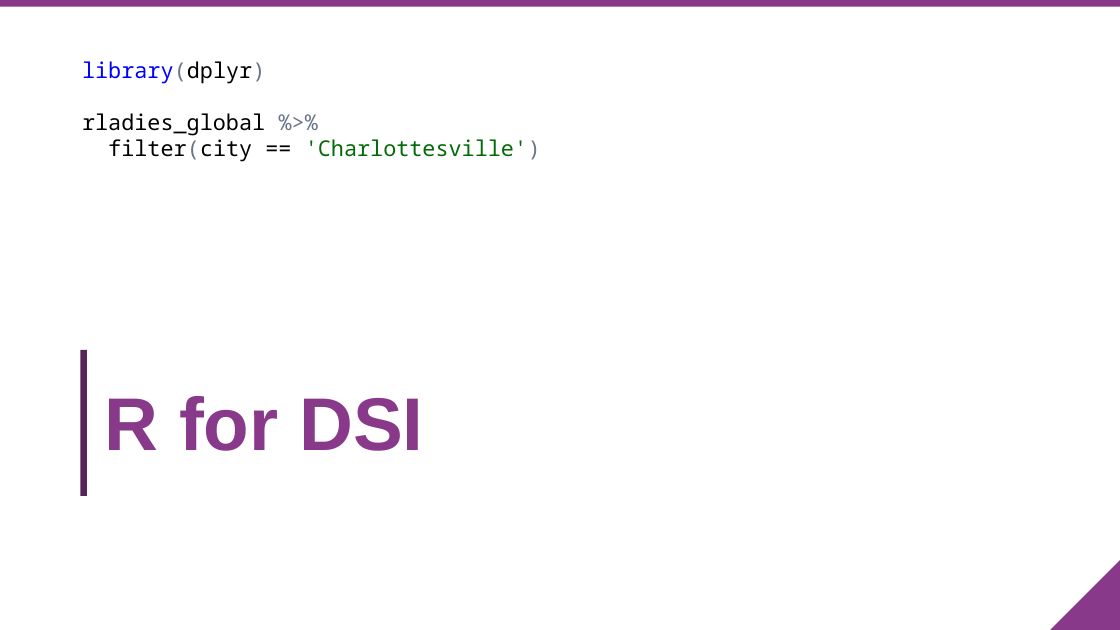
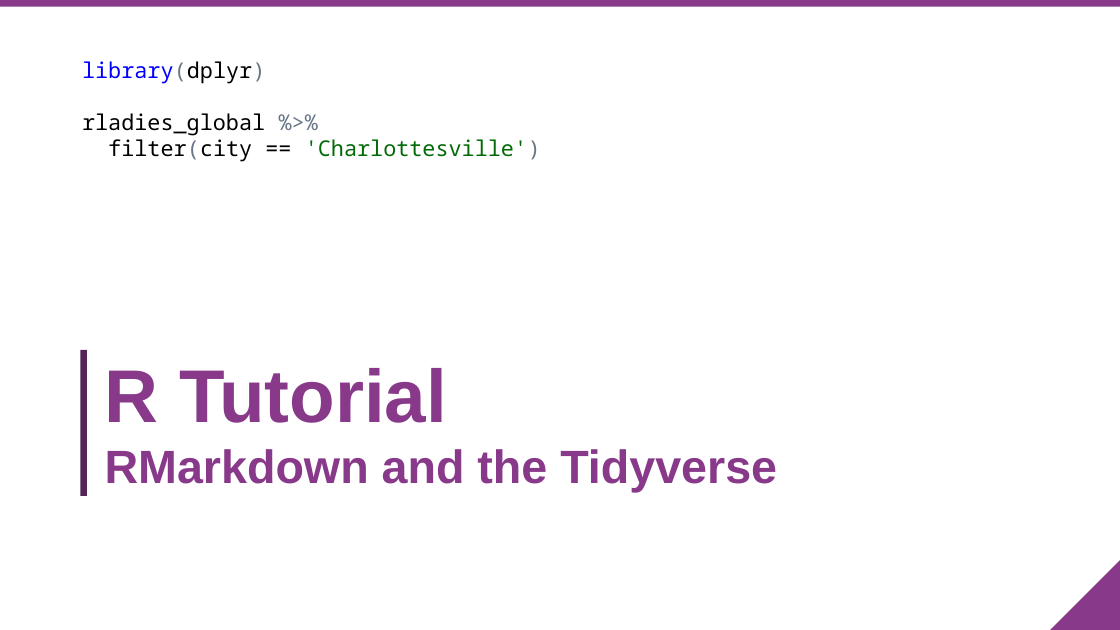
Before and after one commit to RLadiesCharlottesville/Presentations, a slide deck: slide 1 of 2019-08-27-R_Tutorial_RMarkdown_Tidyverse.pptx. Drawn at 1120x630 pixels with LibreOffice and Linux fonts; fonts in the diff are those of the drawing; background and template pictures are left out. Boxes give left, top, right and bottom in pixels: in the first picture for what was removed or moved away, otherwise in the second. Text is boxed around its words. In the diff, an @@ line names an element or a change of style, - is before the commit and + after.

```diff
--- a/2019-08-27-R_Tutorial_RMarkdown_Tidyverse.pptx
+++ b/2019-08-27-R_Tutorial_RMarkdown_Tidyverse.pptx
@@ title added at [105,368,777,492], 30 pt, text #88398A, bold @@
+R Tutorial
+RMarkdown and the Tidyverse
@@ title removed at [105,396,423,451] @@
-R for DSI
```
Also in this commit, not shown: 29 other slides changed, 2 slides added, 1 slide removed.
